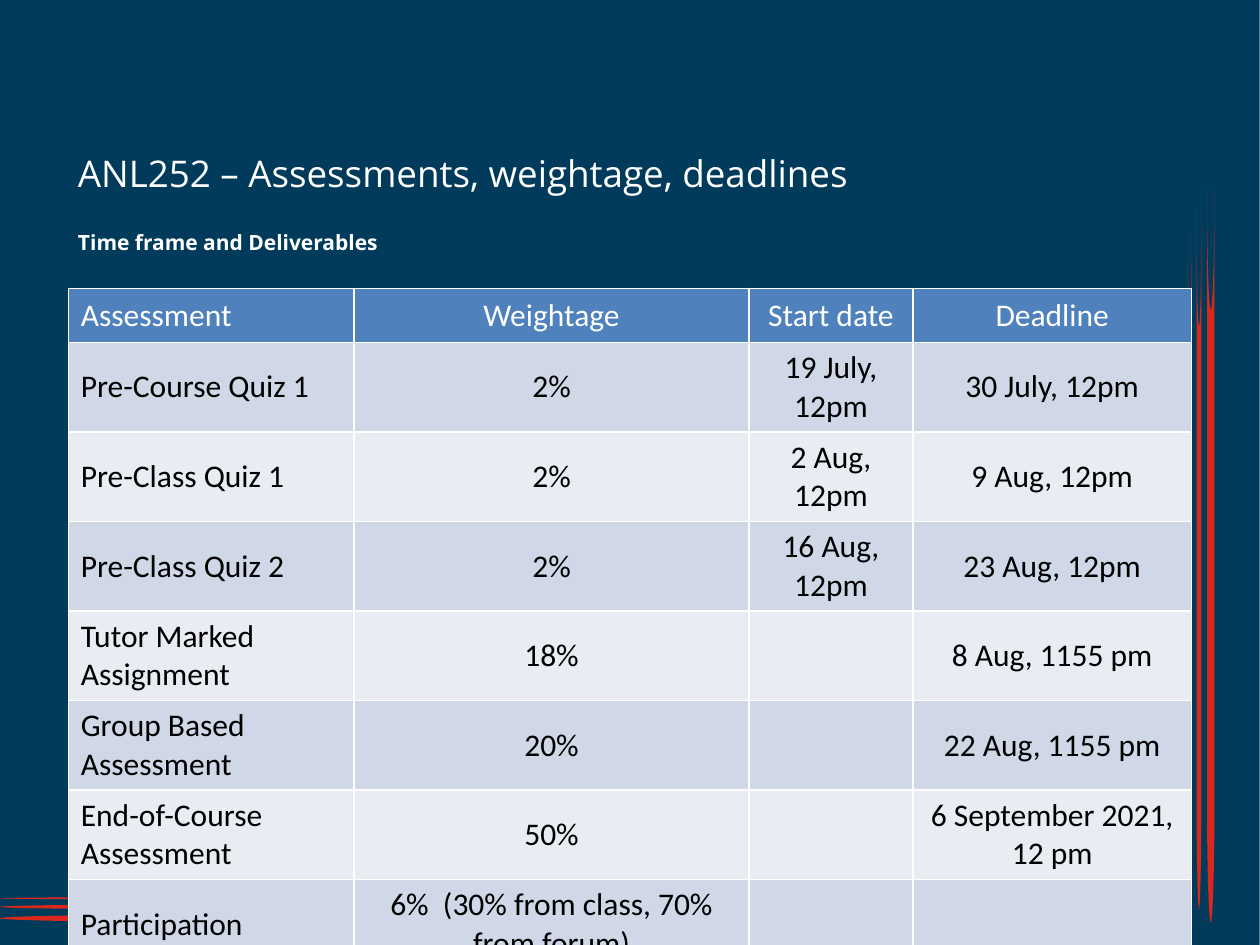
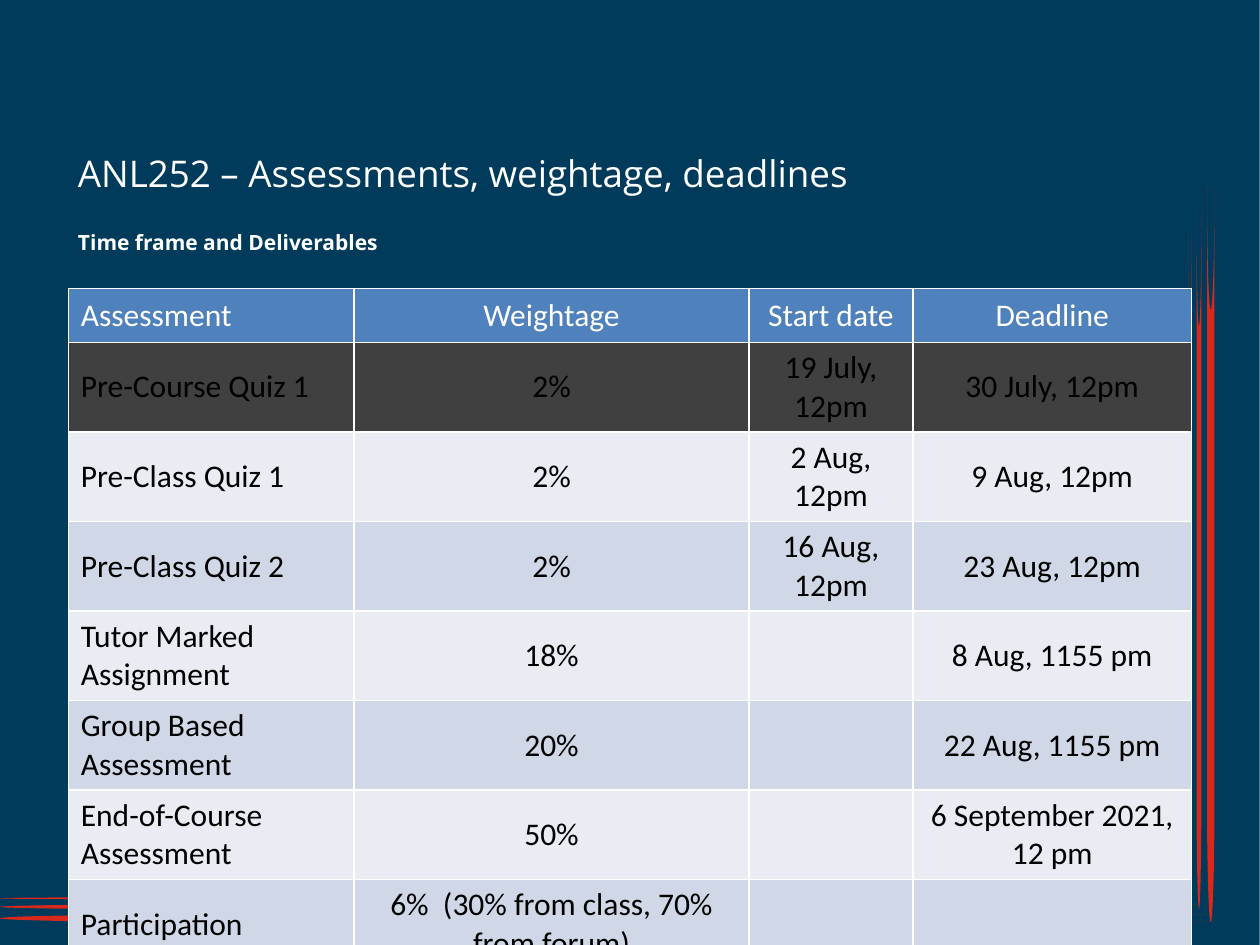
Before and after one commit to munishkumar-gh/munishkumar-gh.github.io, a slide deck: slide 1 of SuSS/ANL252_Python_4_Biz/3_Lecturer/Lecture_2/ANL252_SU2_Jul2021 (MK edits).pptx. Drawn at 1260x945 pixels with LibreOffice and Linux fonts; fonts in the diff are those of the drawing; background and template pictures are left out. Boxes give left, top, right and bottom in pixels: in the first picture for what was removed or moved away, otherwise in the second. Text is boxed around its words. In the diff, an @@ line names an element or a change of style, - is before the commit and + after.

```diff
--- a/SuSS/ANL252_Python_4_Biz/3_Lecturer/Lecture_2/ANL252_SU2_Jul2021 (MK edits).pptx
+++ b/SuSS/ANL252_Python_4_Biz/3_Lecturer/Lecture_2/ANL252_SU2_Jul2021 (MK edits).pptx
@@ table at box(68, 289, 1192, 944) @@
@@ fill #D0D8E8 to #404040 in row 2 @@
```
Also in this commit, not shown: 6 other files.
